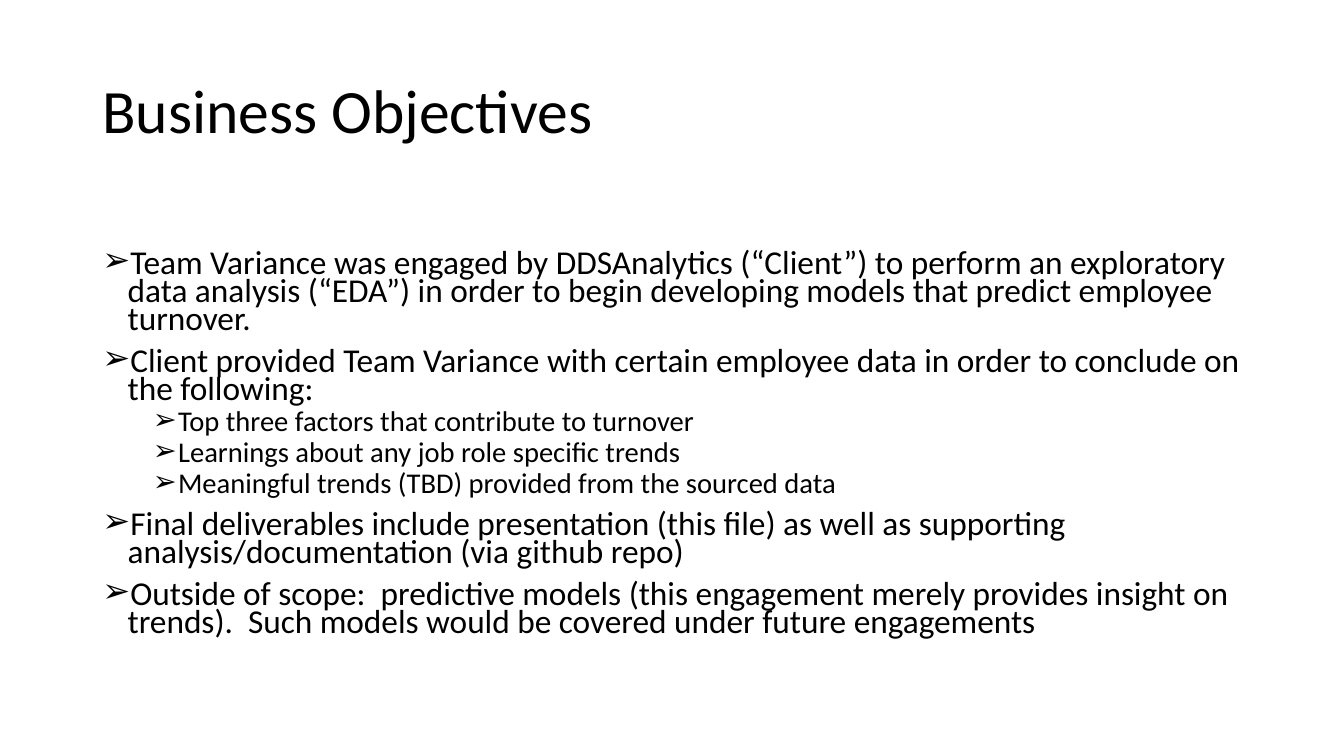
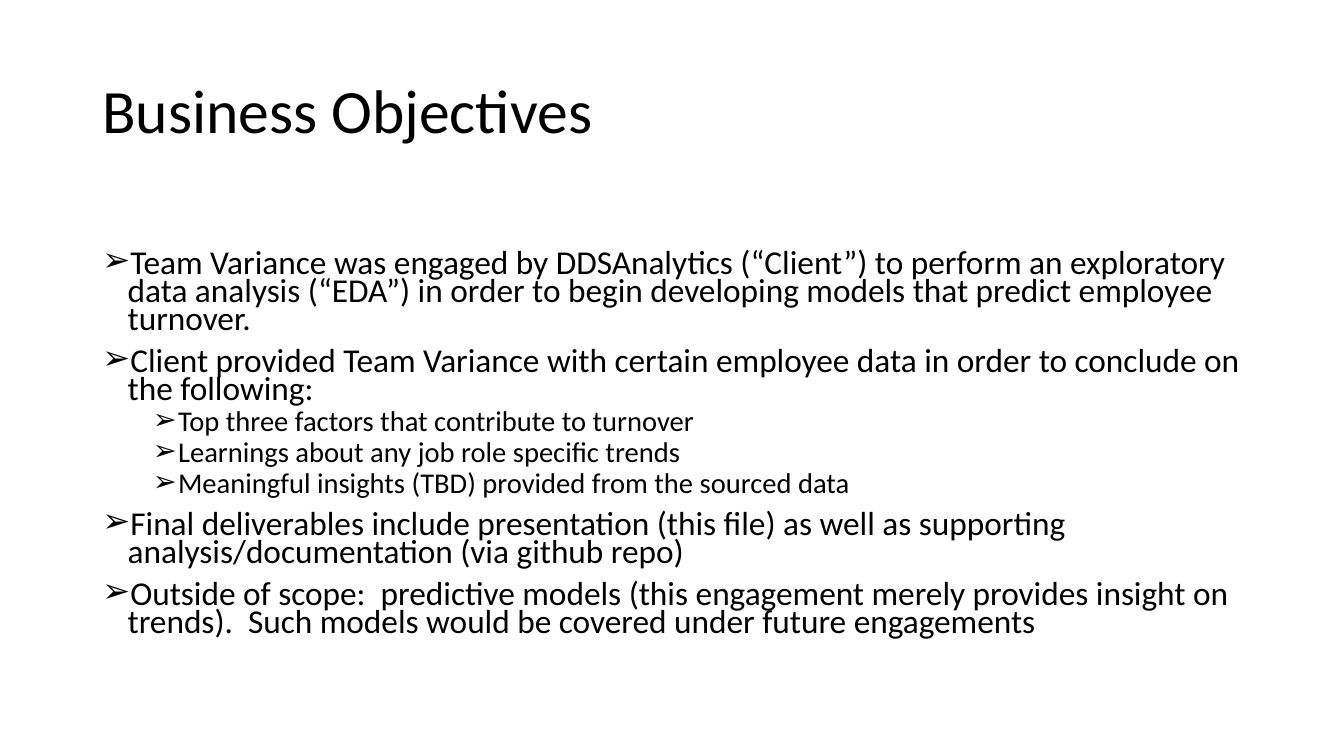
Before and after one commit to bdelahoussaye/CaseStudy2, a slide deck: slide 4 of Final Presentation_TEAM VARIANCE 6306.pptx. Drawn at 1344x756 pixels with LibreOffice and Linux fonts; fonts in the diff are those of the drawing. Boxes give left, top, right and bottom in pixels: in the first picture for what was removed or moved away, otherwise in the second. Text is boxed around its words. In the diff, an @@ line names an element or a change of style, - is before the commit and + after.

```diff
--- a/Final Presentation_TEAM VARIANCE 6306.pptx
+++ b/Final Presentation_TEAM VARIANCE 6306.pptx
@@ text at box(178, 472, 849, 498): text changed @@
-  ➢ Meaningful trends (TBD) provided from the sourced data
+  ➢ Meaningful insights (TBD) provided from the sourced data
```
Also in this commit, not shown: 4 other slides changed, 4 slides added, 2 other files.
